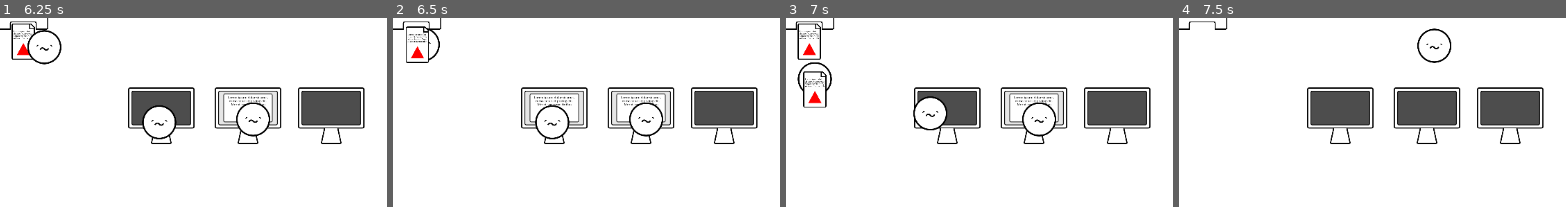
Above: before the commit, frames 1-4 (left to right).
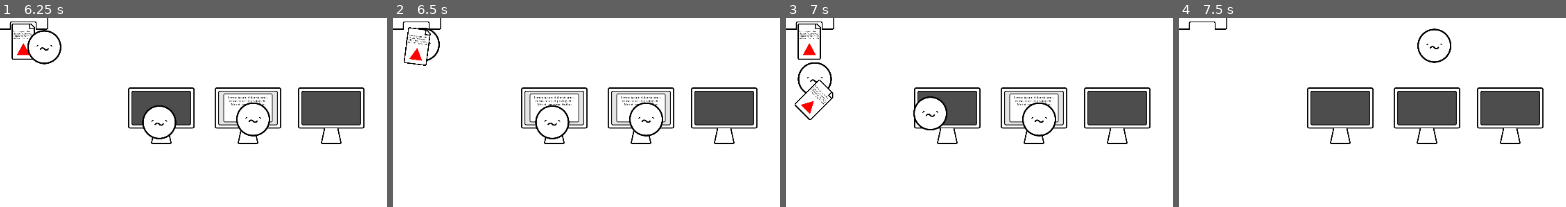
Above: after the commit, the same moments.

Repository: nathm8/Brackeys2026
Game: Godot game, scene res://scenes/main.tscn
Same seed, same stepped clock (60 frames per second), same inputs: the game is played once before the commit and once after it.
Inputs (mouse positions are % of the whole screen's width and height, from its top left):
- Up to frame 1 (6.25 s): click "Work on Computer" at 0.5 s; click "File Triangle Forms" at 1.25 s; click "Shred Square Forms" at 2 s; click "Work on Computer" at 2.75 s; click "File Triangle Forms" at 3.5 s; click "Shred Square Forms" at 4.25 s; click "Work on Computer" at 5 s; click "File Triangle Forms" at 5.75 s
- Up to frame 2 (6.5 s): no input
- Up to frame 3 (7 s): click "Shred Square Forms" at 6.5 s
- Up to frame 4 (7.5 s): tap Enter at 7.25, 7.35 s; move the mouse to (20, 35) at 7.27 s; click (20, 35) at 7.42 s
The pictures show only the part of the screen within x 4-54%, y 12-62%; the shares and areas given below are measured in that part.

Frame 1 is identical in both runs. In frame 2, 0.6% of the frame differs, in the area x 2-10%, y 4-26%; in frame 3, 1.0%, in the area x 2-13%, y 28-54%; in frame 4, nothing differs.

Commit message:
silly faces, speed bonus\malus, score screen

Diff:
--- a/scenes/main.tscn
+++ b/scenes/main.tscn
@@ -3,6 +3,9 @@
 [ext_resource type="PackedScene" uid="uid://dtvfxddbafu0u" path="res://scenes/office.tscn" id="1_ig7tw"]
 [ext_resource type="PackedScene" uid="uid://30almci084ms" path="res://scenes/rules.tscn" id="2_0xm2m"]
 [ext_resource type="Script" uid="uid://bru5kp78kfawh" path="res://source/main.gd" id="2_sugp2"]
+
+[sub_resource type="LabelSettings" id="LabelSettings_sugp2"]
+font_color = Color(0, 0, 0, 1)
 
 [node name="Main" type="Node2D" unique_id=318863329]
 script = ExtResource("2_sugp2")
@@ -12,3 +15,11 @@
 
 [node name="RulesBackground" parent="." unique_id=318147905 instance=ExtResource("2_0xm2m")]
 position = Vector2(994, 324)
+
+[node name="Score" type="Label" parent="." unique_id=2015832042]
+offset_left = 325.0
+offset_top = 85.0
+offset_right = 501.0
+offset_bottom = 160.0
+label_settings = SubResource("LabelSettings_sugp2")
+horizontal_alignment = 1
--- a/source/employee.gd
+++ b/source/employee.gd
@@ -6,6 +6,12 @@
 const spawn_margin = 100
 
 var current_task
+var speed_modifier = 1.0
+var face
+
+var default_face = "´～`"
+var happy_faces = ["⊙ω⊙", "•ิ_•ิ", "¬‿¬"]
+var angry_faces = ["ಠ_ಠ", "⌣̀_⌣́", "╥﹏╥"]
 
 func _ready():
     var office = get_tree().root.get_node("Main/Office")
@@ -26,10 +32,20 @@
         if event.button_index == MOUSE_BUTTON_LEFT and event.pressed:
             if Instruction.correction != null and current_task != null:
                 var correct = Instruction.correction.check_if_valid_correction(current_task)
+                var face = get_node("Face")
                 if correct:
-                    # todo: show surprise, speed up
                     Instruction.correction.fix(current_task)
+                    # show surprise, speed up
+                    face.text = happy_faces.pick_random()
+                    speed_modifier += 0.5
+                    var tween = create_tween()
+                    tween.tween_property(self, "speed_modifier", 1.0, 5)
+                    tween.tween_callback(func f(): face.text = default_face)
                 else:
-                    # todo: show anger or confusion, stop for awhile
-                    pass
+                    # show anger or confusion, stop for awhile
+                    speed_modifier = 0.0
+                    face.text = angry_faces.pick_random()
+                    var tween = create_tween()
+                    tween.tween_property(self, "speed_modifier", 1.0, 5)
+                    tween.tween_callback(func f(): face.text = default_face)
                 Instruction.correction = null
--- a/source/main.gd
+++ b/source/main.gd
@@ -4,6 +4,7 @@
 # correctly or not
 var total_incorrect_task_number = 5
 var total_correct_task_number = 10
+
 var incorrect_task_number = 5
 var correct_task_number = 10
 var do_task_correctly = []
@@ -12,6 +13,10 @@
 var to_do = []
 var tasks_accomplished = 0
 var tasks_failed = 0
+
+var score_text = "Done!
+Correctly done tasks: %s / %s
+Tasks failed: %s / %s"
 
 func _ready():
     for _x in incorrect_task_number:
@@ -43,6 +48,9 @@
         tasks_accomplished += 1
     else:
         tasks_failed += 1
+    if tasks_accomplished + tasks_failed == total_correct_task_number + total_incorrect_task_number:
+        get_node("Score").text = score_text % [str(tasks_accomplished), str(total_correct_task_number + total_incorrect_task_number), str(tasks_failed), str(total_incorrect_task_number)]
+
 
 # default task to generate forms
 class ComputerWorkTask:
@@ -72,7 +80,7 @@
             else:
                 monitor_node.set_slacking()
         else:
-            employee.position -= delta * 100 * (employee.position - monitor_node.position).normalized()
+            employee.position -= employee.speed_modifier * delta * 100 * (employee.position - monitor_node.position).normalized()
         return false
 
     func finish():
--- a/source/printer.gd
+++ b/source/printer.gd
@@ -83,9 +83,10 @@
                 picked_up = true
                 printer.form = null
                 form.reparent(employee, true)
-                form.create_tween().tween_property(form, "position", Vector2(0, 50), 0.2)
+                form.create_tween().tween_property(form, "position", Vector2(0, 100), 0.2)
+                form.create_tween().tween_property(form, "rotation", PI/4, 0.2)
             else:
-                employee.position -= delta * 100 * (employee.global_position - form.global_position).normalized()
+                employee.position -= employee.speed_modifier * delta * 100 * (employee.global_position - form.global_position).normalized()
         else:
             if employee.position.distance_to(destination.position) < 10:
                 time_to_complete -= delta
@@ -93,7 +94,7 @@
                     finish()
                     return true
             else:
-                employee.position -= delta * 100 * (employee.position - destination.position).normalized()
+                employee.position -= employee.speed_modifier * delta * 100 * (employee.position - destination.position).normalized()
         return false
 
     func finish():
Not shown, changed: source/notes
